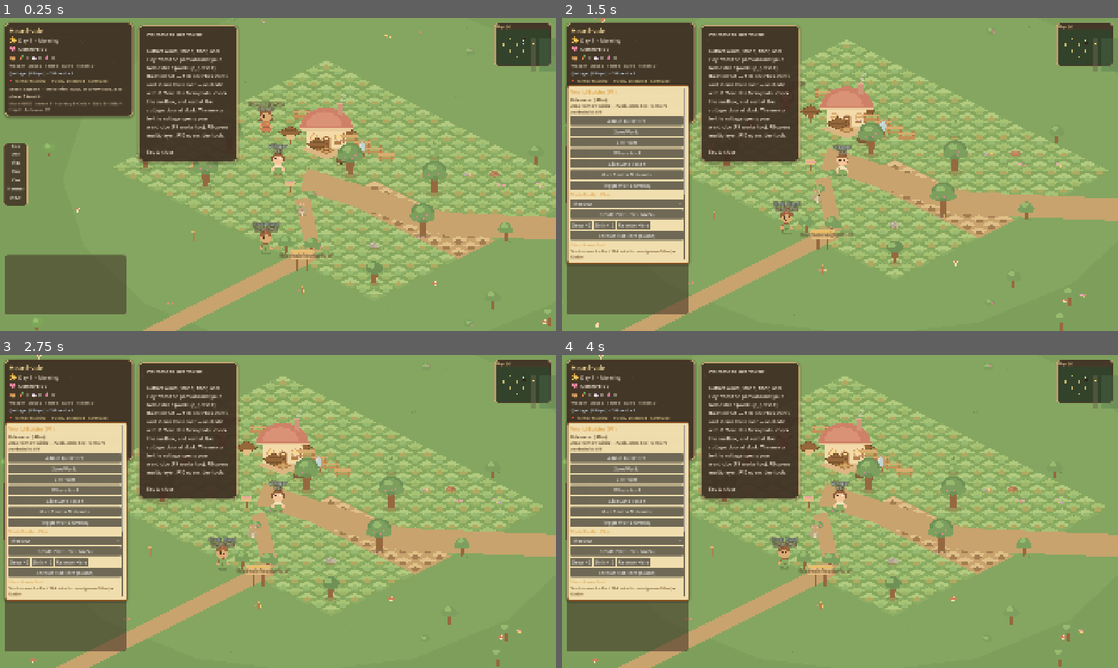
Above: before the commit, frames 1-4 (two rows, left to right).
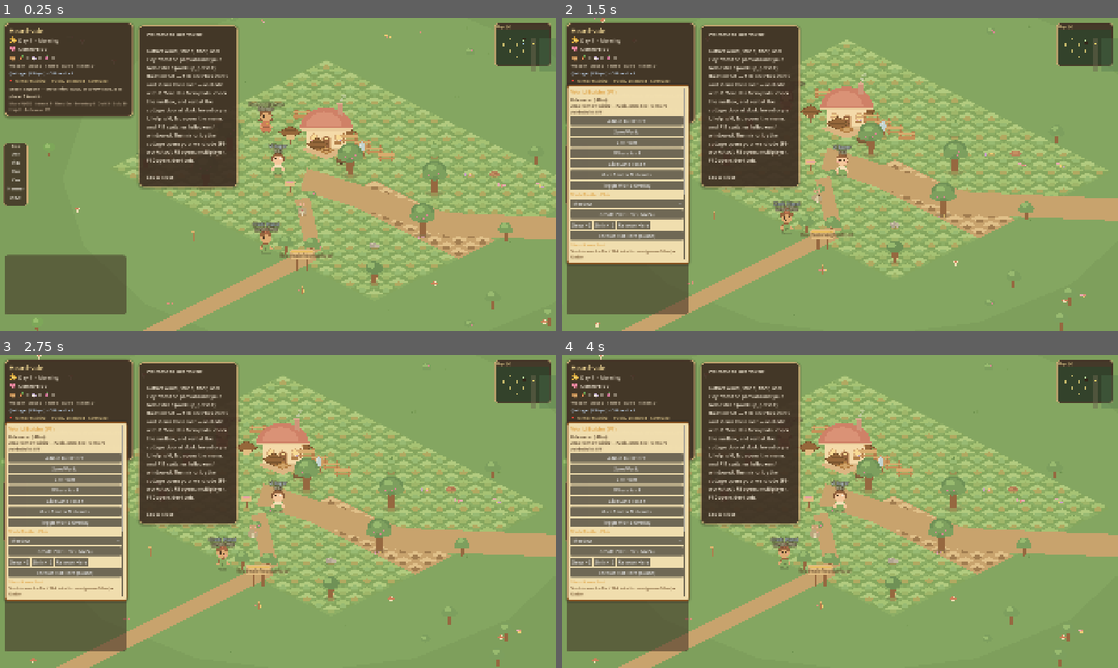
Above: after the commit, the same moments.

Repository: juliedarkheart/comfymmo
Game: Godot game, scene res://scenes/main.tscn
Same seed, same stepped clock (60 frames per second), same inputs: the game is played once before the commit and once after it.
Inputs (mouse positions are in pixels of both pictures, inside the frame that each line leads up to):
- Up to frame 1 (0.25 s): no input
- Up to frame 2 (1.5 s): tap Enter at 0.5 s; move the mouse to (962, 158) at 0.52 s; hold D (move_right) 0.53-1.25 s; hold F7 (toggle_admin_panel) 0.53-1.25 s; click (962, 158) at 0.67 s; tap C at 0.8 s; click "Start" at 1.25 s
- Up to frame 3 (2.75 s): click "Start" at 2 s
- Up to frame 4 (4 s): click "Confirm" at 2.75 s; click "Confirm" at 3.5 s

The runs differ from the first frame. In frame 1, 2.3% of the frame differs, in the area x 10-43%, y 26-55%; in frame 2, 2.2%; in frame 3, 2.2%; in frame 4, 2.2%.

Commit message:
Fix bordered window mode and system menu escape handling

Diff:
--- a/systems/game_bootstrap.gd
+++ b/systems/game_bootstrap.gd
@@ -9,6 +9,7 @@
 var world_region_manager: Node
 
 func _ready() -> void:
+	DisplaySettings.apply_saved()
 	_bootstrap_services()
 	_load_starting_world()
 	print("Hearthvale prototype loaded.")
--- a/tools/validate_project.gd
+++ b/tools/validate_project.gd
@@ -348,11 +348,16 @@
 			quit(1)
 			return
 	var fullscreen_button: Button = system_menu.get_node_or_null("Dim/Panel/Rows/FullscreenButton") as Button
+	var resume_button: Button = system_menu.get_node_or_null("Dim/Panel/Rows/ResumeButton") as Button
 	var settings_button: Button = system_menu.get_node_or_null("Dim/Panel/Rows/SettingsButton") as Button
 	var settings_box: VBoxContainer = system_menu.get_node_or_null("Dim/Panel/Rows/SettingsBox") as VBoxContainer
 	var vsync_button: Button = system_menu.get_node_or_null("Dim/Panel/Rows/SettingsBox/VsyncButton") as Button
 	var quit_button: Button = system_menu.get_node_or_null("Dim/Panel/Rows/QuitButton") as Button
 	var close_menu_button: Button = system_menu.get_node_or_null("Dim/Panel/Rows/CloseButton") as Button
+	if resume_button == null:
+		push_error("System menu is missing ResumeButton")
+		quit(1)
+		return
 	if fullscreen_button == null:
 		push_error("System menu is missing FullscreenButton")
 		quit(1)
@@ -380,6 +385,13 @@
 		push_error("System menu Settings / Display button did not reveal the settings box")
 		quit(1)
 		return
+	resume_button.emit_signal("pressed")
+	await process_frame
+	if bool(system_menu.call("is_open")):
+		push_error("System menu Resume button did not hide the menu")
+		quit(1)
+		return
+	system_menu.call("open")
 	close_menu_button.emit_signal("pressed")
 	await process_frame
 	if bool(system_menu.call("is_open")):
@@ -770,6 +782,28 @@
 		push_error("InputMap action 'toggle_fullscreen' is missing an F11 binding")
 		quit(1)
 		return
+	var display_settings_source: String = FileAccess.get_file_as_string("res://ui/display_settings.gd")
+	for required_snippet in [
+		"WINDOW_FLAG_BORDERLESS",
+		"WINDOW_MODE_WINDOWED",
+		"WINDOW_MODE_FULLSCREEN",
+		"config.get_value(\"display\", \"fullscreen\", false)",
+	]:
+		if not display_settings_source.contains(required_snippet):
+			push_error("DisplaySettings is missing the bordered-window/fullscreen helper path '%s'" % required_snippet)
+			quit(1)
+			return
+	var homestead_controller_source: String = FileAccess.get_file_as_string("res://world/homestead_controller.gd")
+	for required_snippet in [
+		"SYSTEM_MENU_SCENE := preload(\"res://ui/system_menu.tscn\")",
+		"_system_menu = SYSTEM_MENU_SCENE.instantiate()",
+		"_system_menu.connect(\"close_requested\", _on_system_menu_closed)",
+		"event.is_action_pressed(\"toggle_system_menu\")",
+	]:
+		if not homestead_controller_source.contains(required_snippet):
+			push_error("HomesteadController is missing system-menu wiring snippet '%s'" % required_snippet)
+			quit(1)
+			return
 
 	# --- Server run/external-access pass ----------------------------------------
 	for required_file in [
--- a/ui/display_settings.gd
+++ b/ui/display_settings.gd
@@ -11,15 +11,15 @@
 ## Apply the saved window mode (call once at boot, e.g. from the HUD _ready).
 static func apply_saved() -> void:
 	var config: ConfigFile = ConfigFile.new()
-	if config.load(SETTINGS_PATH) != OK:
-		return
-	var fullscreen: bool = bool(config.get_value("display", "fullscreen", false))
-	_set_fullscreen(fullscreen)
+	var fullscreen: bool = false
+	if config.load(SETTINGS_PATH) == OK:
+		fullscreen = bool(config.get_value("display", "fullscreen", false))
+	_apply_window_mode(fullscreen)
 
 ## Flip windowed <-> fullscreen, persist the choice, and return the new state.
 static func toggle_fullscreen() -> bool:
 	var now_fullscreen: bool = not is_fullscreen()
-	_set_fullscreen(now_fullscreen)
+	_apply_window_mode(now_fullscreen)
 	var config: ConfigFile = ConfigFile.new()
 	config.load(SETTINGS_PATH)  # ignore failure; we overwrite
 	config.set_value("display", "fullscreen", now_fullscreen)
@@ -30,7 +30,16 @@
 	var mode: int = DisplayServer.window_get_mode()
 	return mode == DisplayServer.WINDOW_MODE_FULLSCREEN or mode == DisplayServer.WINDOW_MODE_EXCLUSIVE_FULLSCREEN
 
-static func _set_fullscreen(fullscreen: bool) -> void:
-	DisplayServer.window_set_mode(
-		DisplayServer.WINDOW_MODE_FULLSCREEN if fullscreen else DisplayServer.WINDOW_MODE_WINDOWED
-	)
+## True when the current windowed mode is using a normal OS border/title bar.
+static func windowed_has_border() -> bool:
+	return not DisplayServer.window_get_flag(DisplayServer.WINDOW_FLAG_BORDERLESS)
+
+static func _apply_window_mode(fullscreen: bool) -> void:
+	if fullscreen:
+		DisplayServer.window_set_mode(DisplayServer.WINDOW_MODE_FULLSCREEN)
+		return
+	# Godot can leave the borderless flag sticky when returning from fullscreen,
+	# which removes the Windows title bar/close button. Clear it explicitly.
+	DisplayServer.window_set_flag(DisplayServer.WINDOW_FLAG_BORDERLESS, false)
+	DisplayServer.window_set_mode(DisplayServer.WINDOW_MODE_WINDOWED)
+	DisplayServer.window_set_flag(DisplayServer.WINDOW_FLAG_BORDERLESS, false)
--- a/ui/prototype_hud.gd
+++ b/ui/prototype_hud.gd
@@ -11,7 +11,7 @@
 @onready var _mode_label: Label = $Panel/Rows/ModeLabel
 @onready var _controls_label: Label = $Panel/Rows/ControlsLabel
 
-var _controls_text: String = "Move WASD · Interact F · Inventory I · Craft K · Build B · Skills P · Help H · Fullscreen F11"
+var _controls_text: String = "Move WASD · Interact F · Menu Esc · Inventory I · Craft K · Build B · Help H · Fullscreen F11"
 var _mood_display: String = "Morning"
 var _day_number: int = 1
 var _current_mode_name: String = "Explore"
@@ -43,7 +43,9 @@
 		var fullscreen: bool = DisplaySettings.toggle_fullscreen()
 		set_interaction_prompt("")
 		if _mode_label != null:
-			_flash_controls("Window: %s (F11 to toggle)" % ("Fullscreen" if fullscreen else "Windowed"))
+			_flash_controls("Window: %s (F11 to toggle)" % (
+				"Fullscreen" if fullscreen else "Windowed (bordered)"
+			))
 		var viewport: Viewport = get_viewport()
 		if viewport != null:
 			viewport.set_input_as_handled()
--- a/ui/system_menu.gd
+++ b/ui/system_menu.gd
@@ -27,6 +27,7 @@
 
 func open() -> void:
 	visible = true
+	_refresh_vsync_label()
 	_refresh_mode_label()
 
 func close() -> void:
@@ -38,7 +39,12 @@
 func _input(event: InputEvent) -> void:
 	if not visible:
 		return
-	if event is InputEventKey and event.pressed and not event.echo and event.keycode == KEY_ESCAPE:
+	if (
+		event is InputEventKey
+		and event.pressed
+		and not event.echo
+		and event.is_action_pressed("toggle_system_menu")
+	):
 		_request_close()
 		var viewport: Viewport = get_viewport()
 		if viewport != null:
@@ -75,4 +81,6 @@
 
 func _refresh_mode_label() -> void:
 	if _mode_label != null:
-		_mode_label.text = "Window: %s   (F11 also toggles)" % ("Fullscreen" if DisplaySettings.is_fullscreen() else "Windowed")
+		_mode_label.text = "Window: %s   (F11 also toggles)" % (
+			"Fullscreen" if DisplaySettings.is_fullscreen() else "Windowed (bordered)"
+		)
--- a/ui/system_menu.tscn
+++ b/ui/system_menu.tscn
@@ -62,7 +62,7 @@
 horizontal_alignment = 1
 theme_override_colors/font_color = Color(0.901961, 0.847059, 0.741176, 1)
 theme_override_font_sizes/font_size = 13
-text = "Window: Windowed   (F11 also toggles)"
+text = "Window: Windowed (bordered)   (F11 also toggles)"
 
 [node name="ResumeButton" type="Button" parent="Dim/Panel/Rows"]
 layout_mode = 2
@@ -90,7 +90,7 @@
 horizontal_alignment = 1
 theme_override_colors/font_color = Color(0.85, 0.8, 0.7, 1)
 theme_override_font_sizes/font_size = 11
-text = "Esc = menu / close panels · F11 = fullscreen"
+text = "Esc = menu / close panels · F11 = fullscreen/windowed"
 
 [node name="QuitButton" type="Button" parent="Dim/Panel/Rows"]
 layout_mode = 2
--- a/world/homestead_controller.gd
+++ b/world/homestead_controller.gd
@@ -189,19 +189,24 @@
 		_mark_input_handled()
 		return
 
-	if not _is_mailbox_open():
-		if (
-			event is InputEventKey
-			and event.pressed
-			and not event.echo
-			and event.keycode == KEY_C
-			and not _decorating_mode_active
-		):
-			_consume_carrot()
-			_mark_input_handled()
-		return
-
-	if event is InputEventKey and event.pressed and not event.echo and event.keycode == KEY_ESCAPE:
+	if (
+		not _is_mailbox_open()
+		and event is InputEventKey
+		and event.pressed
+		and not event.echo
+		and event.keycode == KEY_C
+		and not _decorating_mode_active
+	):
+		_consume_carrot()
+		_mark_input_handled()
+		return
+
+	if (
+		event is InputEventKey
+		and event.pressed
+		and not event.echo
+		and event.is_action_pressed("toggle_system_menu")
+	):
 		# Esc with no panel open: mailbox closes first; otherwise (when not in
 		# build/edit mode, which the placement system handles) open the system
 		# menu. While decorating, don't consume Esc — let placement exit its mode.
@@ -211,6 +216,7 @@
 		elif not _decorating_mode_active:
 			_toggle_system_menu()
 			_mark_input_handled()
+		return
 
 func _on_decorating_mode_changed(is_active: bool, player: AvatarController) -> void:
 	_decorating_mode_active = is_active
--- a/world/overworld_controller.gd
+++ b/world/overworld_controller.gd
@@ -599,7 +599,7 @@
 		"You're on Farmer Rowan's training farm — learn here, then make a place of your own.\n\n"
 		+ "GATHER branches/pebbles/fiber/clay: F   ·   INVENTORY: I   ·   CRAFT: K\n"
 		+ "BUILD: B (needs your hammer)   ·   SKILLS: P   ·   FULL HELP: H\n"
-		+ "CHAT: Enter   ·   MULTIPLAYER/PROFILE: F8   ·   WARDROBE: F9   ·   FULLSCREEN: F11\n\n"
+		+ "MENU: Esc   ·   CHAT: Enter   ·   MULTIPLAYER/PROFILE: F8   ·   WARDROBE: F9   ·   FULLSCREEN: F11\n\n"
 		+ "Plot signs east and north mark claimable lots — talk to Farmer Rowan for a Land Token, "
 		+ "then press F at a sign to Claim it. The village square (east) has the town stalls and notice board."
 	)
@@ -1723,6 +1723,7 @@
 		"Gather wood, stone, fiber, and clay from the piles around your homestead (walk up, press F). "
 		+ "Build with B — Tab switches items and shows their cost — and edit with E. "
 		+ "Tend the farm plots, check the mailbox, and rest at the cottage door at dusk. "
+		+ "Inventory is I, help is H, Esc opens the menu, and F11 switches fullscreen/windowed. "
 		+ "The mirror by the cottage opens your wardrobe (F9 works too). "
 		+ "F8 opens multiplayer, F10 opens dev tools."
 	)
